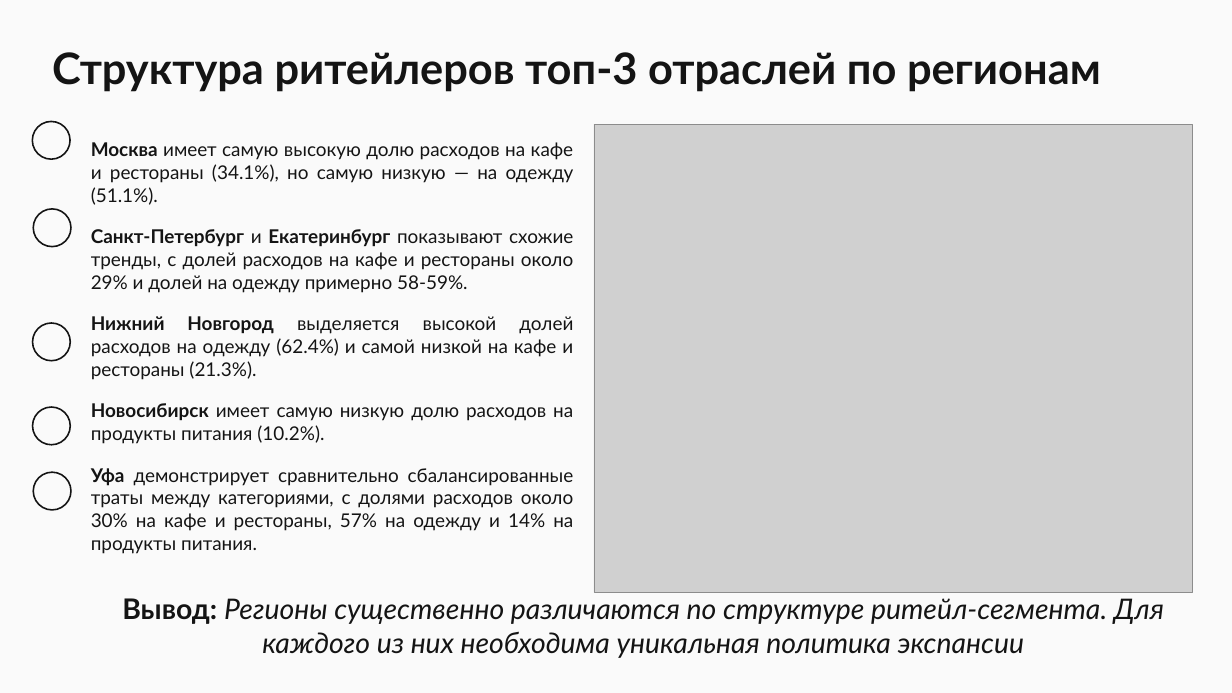
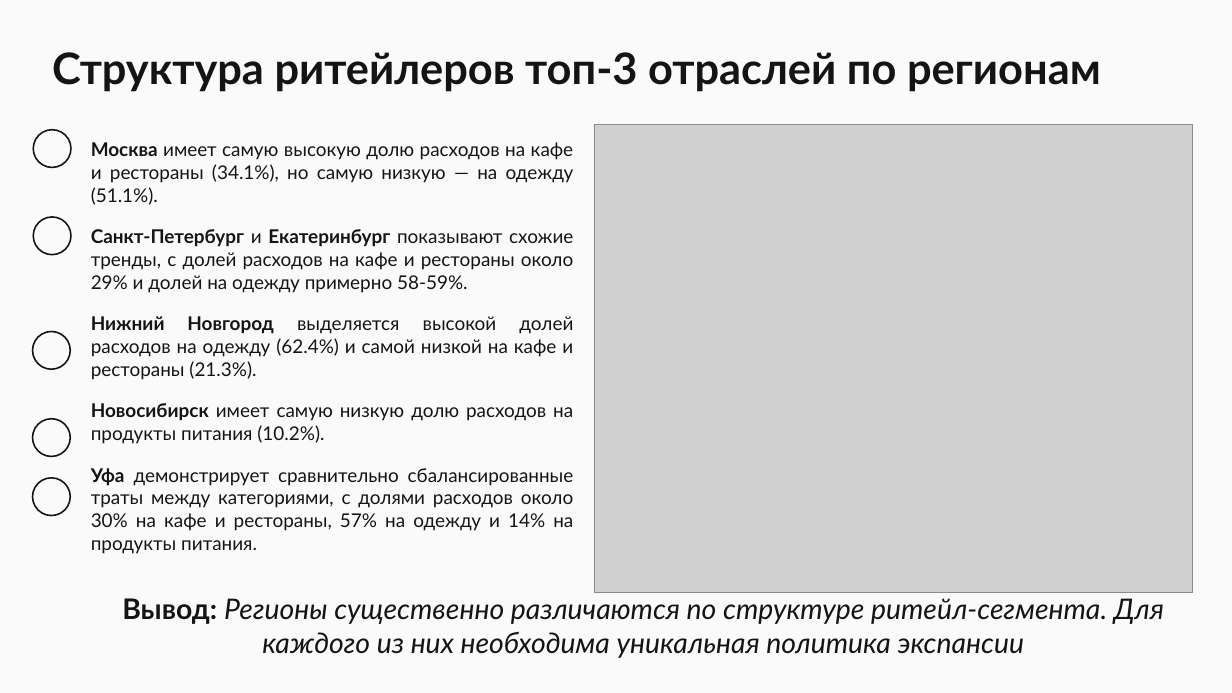
Before and after one commit to Raven-ES1617/cu, a slide deck: slide 9 of presentations/week3/case_3_expansion.pptx. Drawn at 1232x693 pixels with LibreOffice and Linux fonts; fonts in the diff are those of the drawing; grey boxes stand for pictures; background and template pictures are left out. Boxes give left, top, right and bottom in pixels: in the first picture for what was removed or moved away, otherwise in the second. Text is boxed around its words. In the diff, an @@ line names an element or a change of style, - is before the commit and + after.

```diff
--- a/presentations/week3/case_3_expansion.pptx
+++ b/presentations/week3/case_3_expansion.pptx
@@ 4 ellipses: place and size @@
-4 ellipses at [32, 121, 71, 445]
+4 ellipses at [32, 129, 71, 456]
@@ ellipse: place and size @@
-ellipse at [33, 472, 71, 510]
+ellipse at [32, 478, 70, 516]
```
Also in this commit, not shown: 3 other slides changed.
